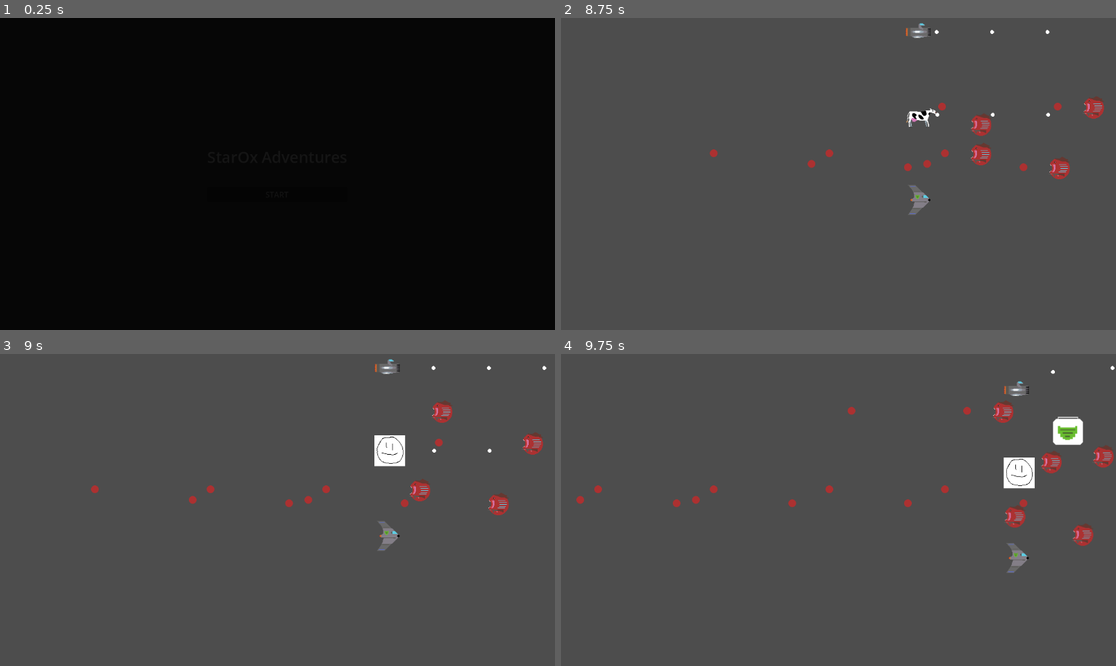
Above: before the commit, frames 1-4 (two rows, left to right).
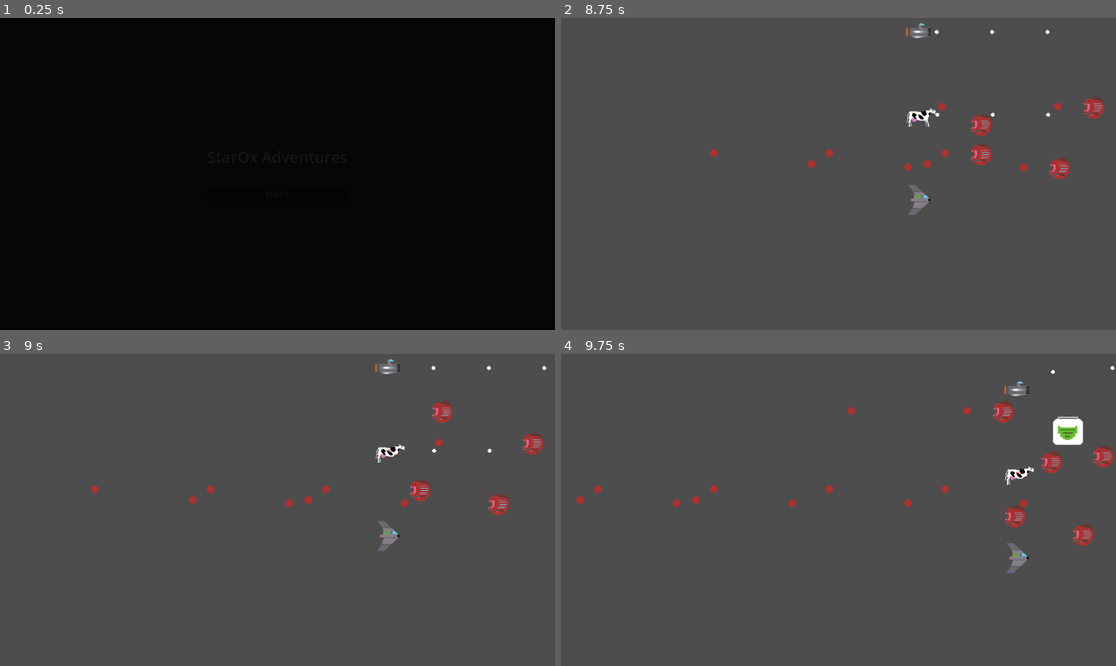
Above: after the commit, the same moments.

Repository: tfmertz/gamedevtv-jam-2026
Game: Godot game, scene res://scene/main.tscn
The game is run twice, just before and just after one commit, with the same random seed, the same clock (stepped at 60 frames per second) and the same inputs.
Inputs:
- Up to frame 1 (0.25 s): no input
- Up to frame 2 (8.75 s): click "START" at 0.5 s; click "START" at 1.25 s; tap Enter at 2 s; hold W (move_up) 2.03-3.53 s; tap F (cycle_formation) at 2.1, 6.6 s; tap R (cycle_spacing) at 2.85, 7.35 s; hold A (move_left) 3.53-5.03 s; tap 3 at 3.6, 8.1 s; tap 4 at 4.35 s; hold S (move_down) 5.03-5.78 s; tap 5 at 5.1 s; hold D (move_right) 5.78-6.53 s; tap 6 at 5.85 s; hold W (move_up) 6.53-7.28 s; hold D (move_right) from 7.28 s (still down)
- Up to frame 3 (9 s): keep holding D (move_right); tap 4 at 8.85 s
- Up to frame 4 (9.75 s): release D (move_right) at 9.53 s; hold S (move_down) from 9.53 s (still down); tap 5 at 9.6 s

Frames 1-2 are identical in both runs. In frame 3, 0.5% of the frame differs, in the area x 67-74%, y 26-37%; in frame 4, 0.5%.

Commit message:
More cow (#20)
* cow mother

* more cow

Diff:
--- a/scene/ship_node.tscn
+++ b/scene/ship_node.tscn
@@ -5,8 +5,10 @@
 [ext_resource type="Texture2D" uid="uid://e6a6cd4tna5e" path="res://assets/art/small_enemy.png" id="2_ly44p"]
 [ext_resource type="Texture2D" uid="uid://bkikffj6wah11" path="res://assets/art/duck ship_0001.png" id="2_yhbkl"]
 [ext_resource type="Texture2D" uid="uid://jaha1e8rks3f" path="res://assets/art/duck ship_0002.png" id="3_ly44p"]
-[ext_resource type="Texture2D" uid="uid://bcpbj0yatob4j" path="res://assets/art/mothership-dmg1.png" id="4_73jyy"]
 [ext_resource type="Texture2D" uid="uid://br4p7qif0k3fd" path="res://assets/art/shield ship_0001.png" id="4_cpmmr"]
+[ext_resource type="Texture2D" uid="uid://6pekkv2o8ymh" path="res://assets/art/shield ship_0002.png" id="5_qpxp6"]
+[ext_resource type="Texture2D" uid="uid://cvb7682s2nuus" path="res://assets/art/cow_0003.png" id="6_qshjt"]
+[ext_resource type="Texture2D" uid="uid://0pg0f3h6pl24" path="res://assets/art/cow_0002.png" id="7_8rak0"]
 [ext_resource type="Texture2D" uid="uid://beywnpmfjiolf" path="res://assets/art/mothership-dmg2.png" id="5_muy1h"]
 [ext_resource type="Texture2D" uid="uid://6pekkv2o8ymh" path="res://assets/art/shield ship_0002.png" id="5_qpxp6"]
 [ext_resource type="Texture2D" uid="uid://b1cexk1o4eydm" path="res://assets/art/cow.png" id="8_qshjt"]
@@ -42,7 +44,7 @@
 }, {
 "frames": [{
 "duration": 1.0,
-"texture": ExtResource("5_muy1h")
+"texture": ExtResource("6_qshjt")
 }],
 "loop": true,
 "name": &"mothership-1hp",
@@ -50,7 +52,7 @@
 }, {
 "frames": [{
 "duration": 1.0,
-"texture": ExtResource("4_73jyy")
+"texture": ExtResource("7_8rak0")
 }],
 "loop": true,
 "name": &"mothership-2hp",
@@ -93,6 +95,7 @@
 
 [node name="sprite" type="AnimatedSprite2D" parent="." unique_id=1209264211]
 sprite_frames = SubResource("SpriteFrames_65l50")
+animation = &"mothership-1hp"
 animation = &"mothership-3hp"
 
 [node name="hitbox_gun" type="CollisionShape2D" parent="." unique_id=753737017]
Binary file added: assets/art/cow_0002.png
Binary file added: assets/art/cow_0003.png
